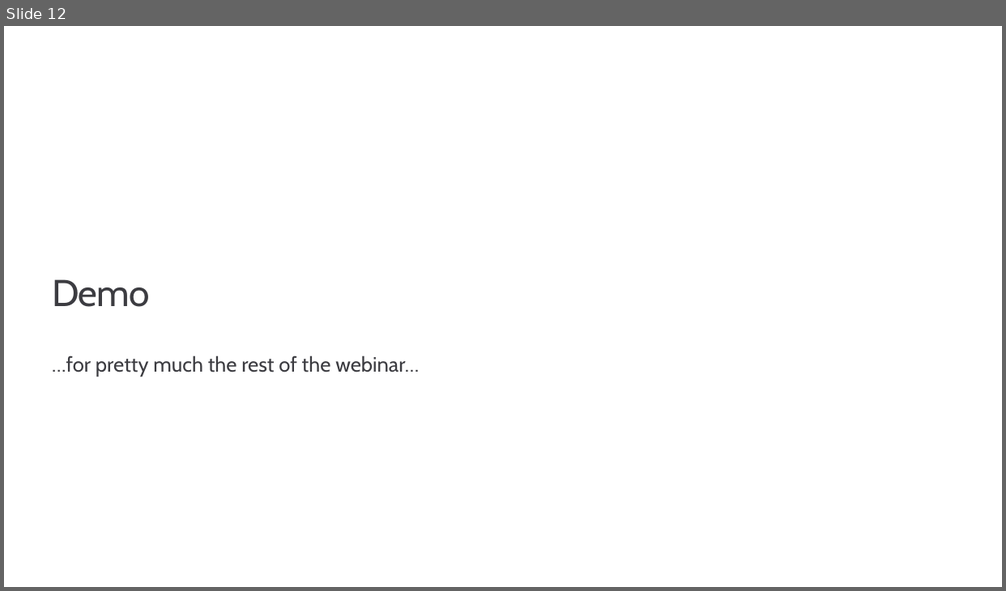
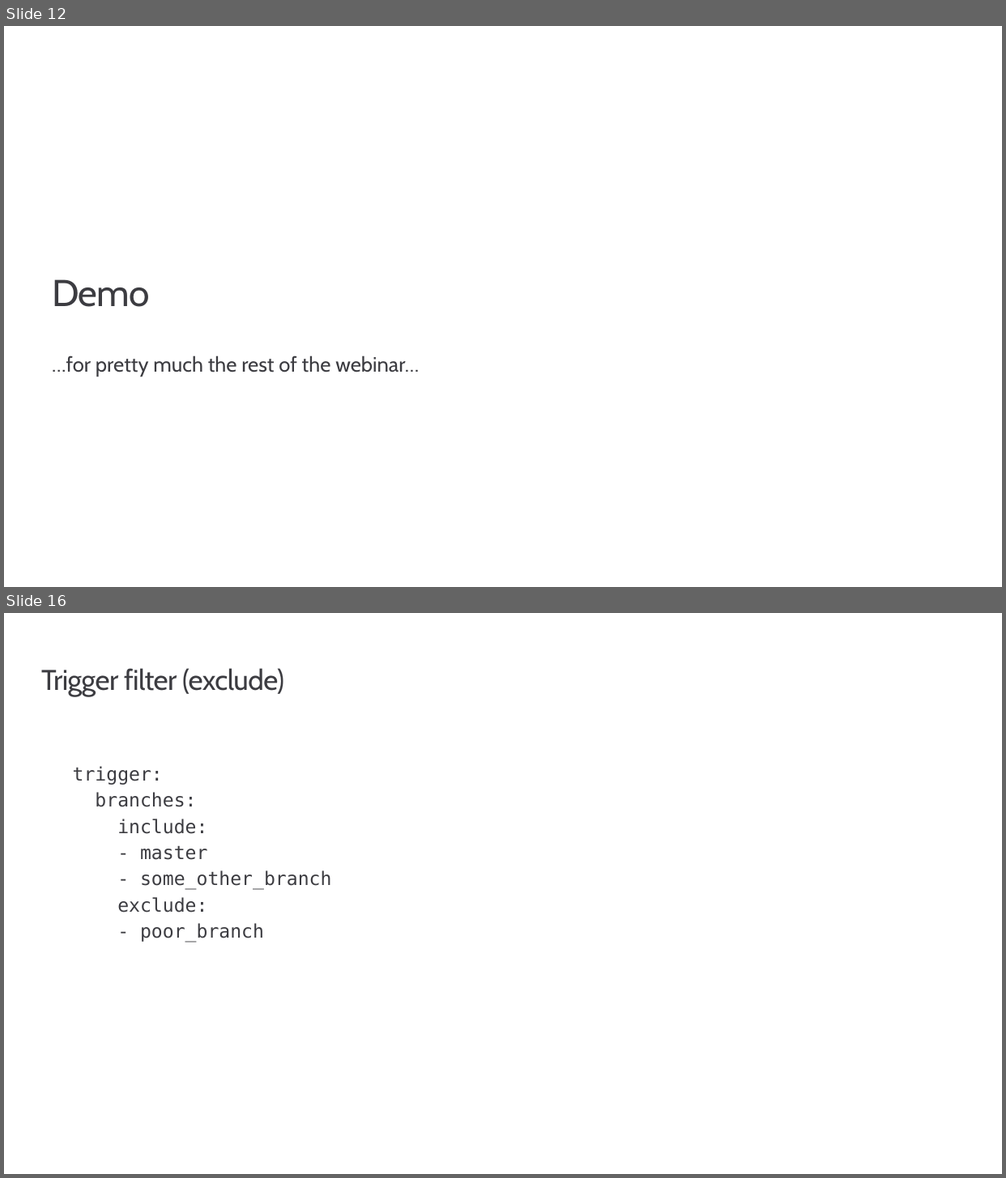
Before and after one commit to msusdev/Azure-pipelines-with-GitHub, a slide deck: Presentations/Continuous integration with GitHub and Azure/Continuous integration with GitHub and Azure.pptx. Shown one above the other, each under a label of ours: slide 12 before the commit, slides 12 and 16 after it; the slides between them are not shown. The pictures are 1006x591 and 1006x1178 pixels, drawn with LibreOffice and Linux fonts; fonts in the diff are those of the drawing; background and template pictures are left out. Boxes give left, top, right and bottom in pixels: in the first picture for what was removed or moved away, otherwise in the second. Text is boxed around its words. In the diff, an @@ line names an element or a change of style, - is before the commit and + after.

```diff
--- a/Presentations/Continuous integration with GitHub and Azure/Continuous integration with GitHub and Azure.pptx
+++ b/Presentations/Continuous integration with GitHub and Azure/Continuous integration with GitHub and Azure.pptx
@@ slide 16 added at (x1=4, y1=613, x2=1002, y2=1174), background #FFFFFF @@
@@ title added at (x1=41, y1=668, x2=284, y2=697), 27.4 pt, text #3C3C41 @@
+Trigger filter (exclude)
@@ text added at (x1=73, y1=766, x2=331, y2=943), 18 pt, text #3C3C41 @@
+trigger:
+branches:
+include:
+- master
+- some_other_branch
+exclude:
+- poor_branch
```
Also in this commit, not shown: 18 other slides added.
